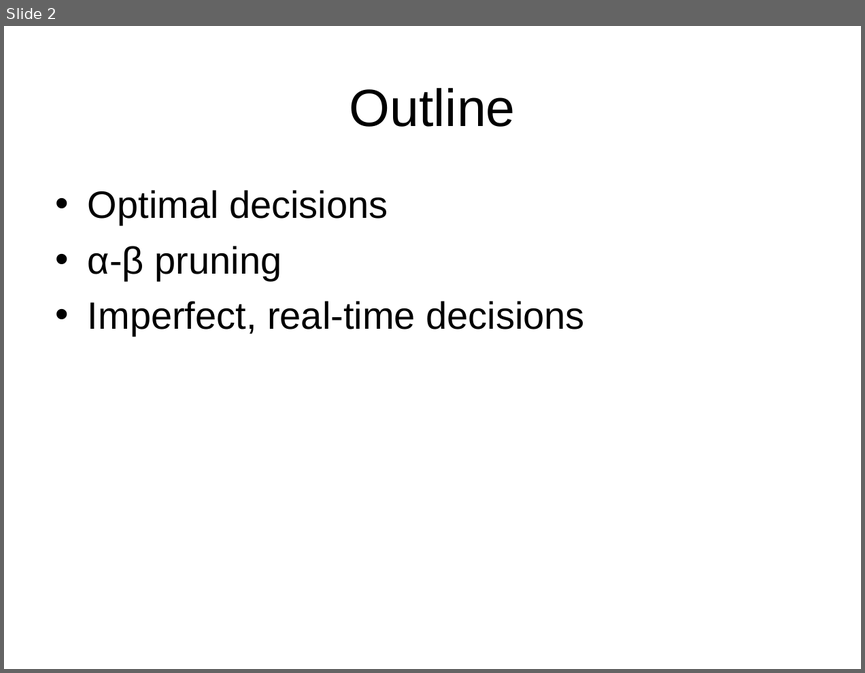
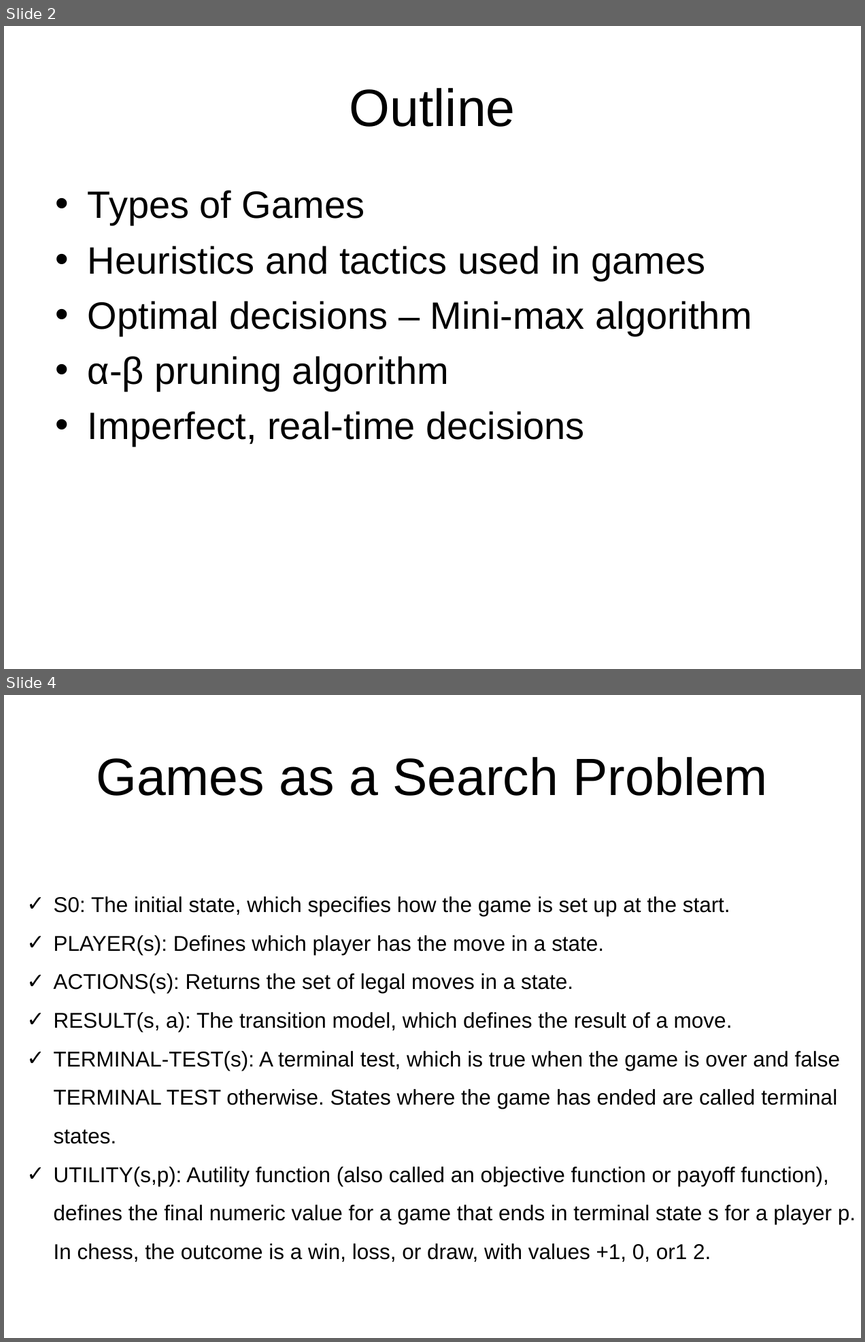
Before and after one commit to Rafi-afridi/Artificial_intelligence, a slide deck: Book slides/m6-game.ppt. Shown one above the other, each under a label of ours: slide 2 before the commit, slides 2 and 4 after it; the slides between them are not shown. The pictures are 865x673 and 865x1342 pixels, drawn with LibreOffice and Linux fonts; fonts in the diff are those of the drawing. Boxes give left, top, right and bottom in pixels: in the first picture for what was removed or moved away, otherwise in the second. Text is boxed around its words. In the diff, an @@ line names an element or a change of style, - is before the commit and + after.

```diff
--- a/Book slides/m6-game.ppt
+++ b/Book slides/m6-game.ppt
@@ slide 4 added at box(4, 695, 861, 1338), background #FFFFFF @@
@@ title added at box(96, 757, 768, 796), 44 pt, text #000000 @@
+Games as a Search Problem
@@ text added at box(54, 896, 855, 1261), 18 pt, text #000000 @@
+✓ S0: The initial state, which speciﬁes how the game is set up at the start.
+✓ PLAYER(s): Deﬁnes which player has the move in a state.
+✓ ACTIONS(s): Returns the set of legal moves in a state.
+✓ RESULT(s, a): The transition model, which deﬁnes the result of a move.
+✓ TERMINAL-TEST(s): A terminal test, which is true when the game is over and false TERMINAL TEST otherwise. States where the game has ended are called terminal states.
+✓ UTILITY(s,p): Autility function (also called an objective function or payoff function), deﬁnes the ﬁnal numeric value for a game that ends in terminal state s for a player p. In chess, the outcome is a win, loss, or draw, with values +1, 0, or1 2.
@@ slide 2 changed as well @@
@@ text at box(88, 190, 751, 391): text changed @@
-• Optimal decisions
-• α-β pruning
+• Types of Games
+• Heuristics and tactics used in games
+• Optimal decisions – Mini-max algorithm
+• α-β pruning algorithm
```
Also in this commit, not shown: 2 other slides changed, 21 other slides added, 15 slides removed, 15 other files.
